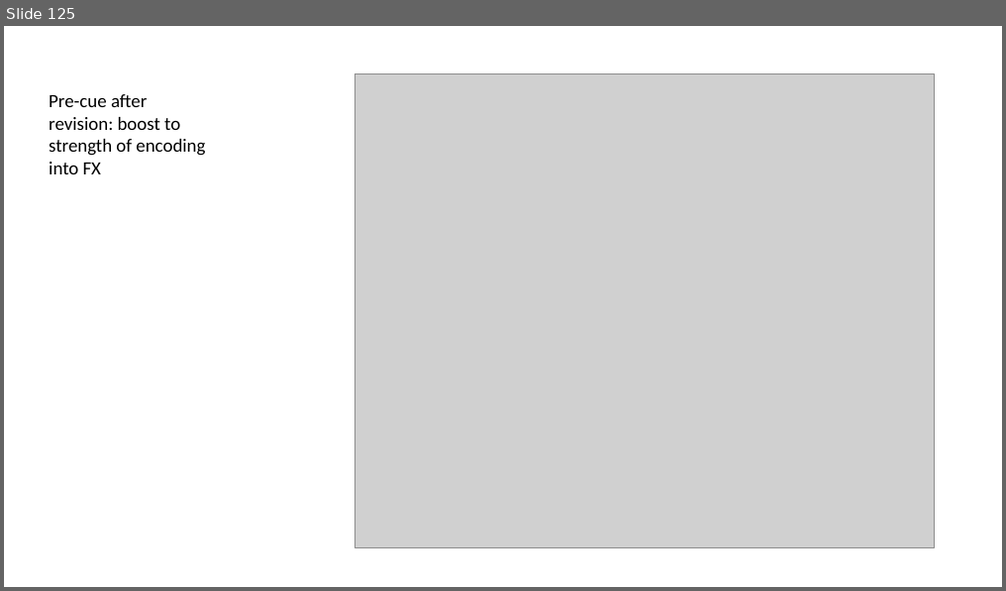
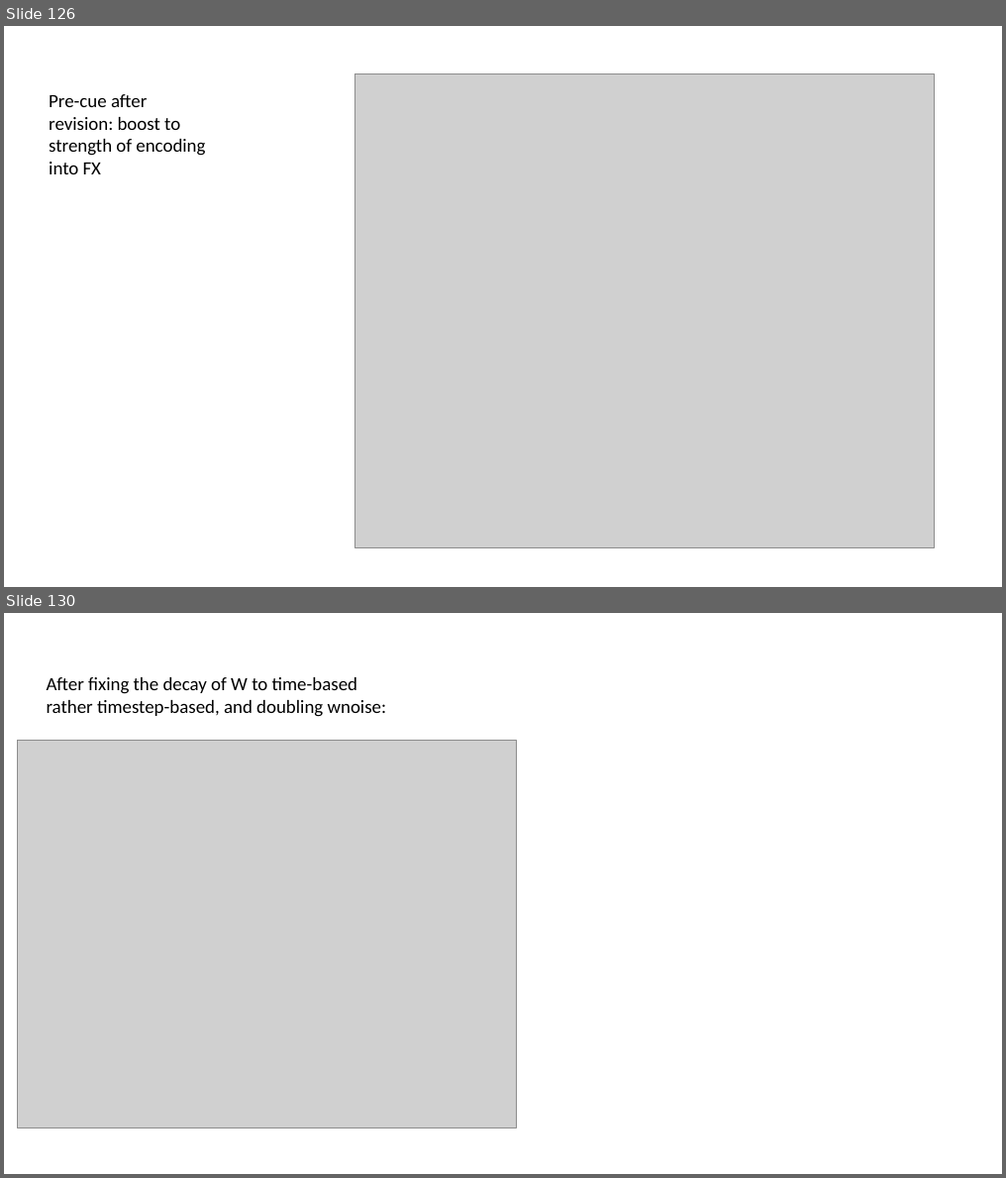
Before and after one commit to oberauer/IM.Simulation, a slide deck: IMSim.Mediated.Results.pptx. Shown one above the other, each under a label of ours: slide 125 before the commit, slides 126 and 130 after it; the slides between them are not shown. The pictures are 1006x591 and 1006x1178 pixels, drawn with LibreOffice and Linux fonts; fonts in the diff are those of the drawing; grey boxes stand for pictures. Boxes give left, top, right and bottom in pixels: in the first picture for what was removed or moved away, otherwise in the second. Text is boxed around its words. In the diff, an @@ line names an element or a change of style, - is before the commit and + after.

Commit message:
Increased wnoise
wnoise was doubled so that RetrocueDecayInterference produced the right pattern. SetsizeRI was modified so that the set of Setsizes is added as an argument

```diff
--- a/IMSim.Mediated.Results.pptx
+++ b/IMSim.Mediated.Results.pptx
@@ slide 130 added at (x1=4, y1=613, x2=1002, y2=1174), background #FFFFFF @@
@@ text added at (x1=47, y1=677, x2=387, y2=717), 18 pt, text #000000 @@
+After fixing the decay of W to time-based rather timestep-based, and doubling wnoise:
@@ picture added at (x1=18, y1=741, x2=517, y2=1128) @@
@@ what was slide 125 is now slide 126 @@
```
Also in this commit, not shown: 1 slide changed, 5 other slides added, 1 slide removed, 2 other files.
